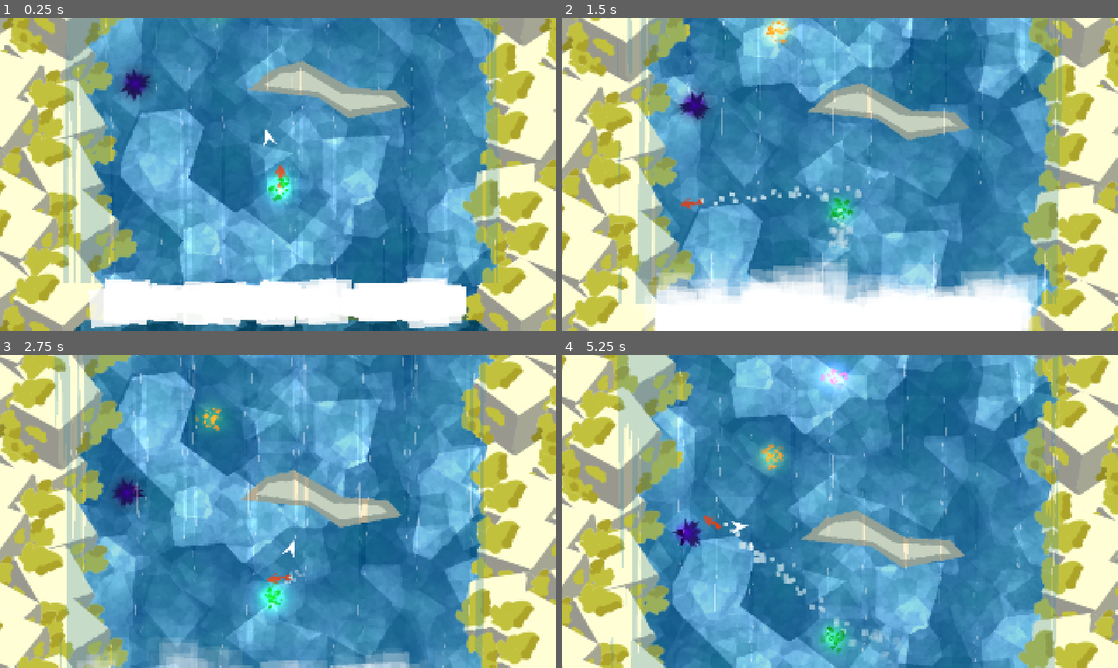
Above: before the commit, frames 1-4 (two rows, left to right).
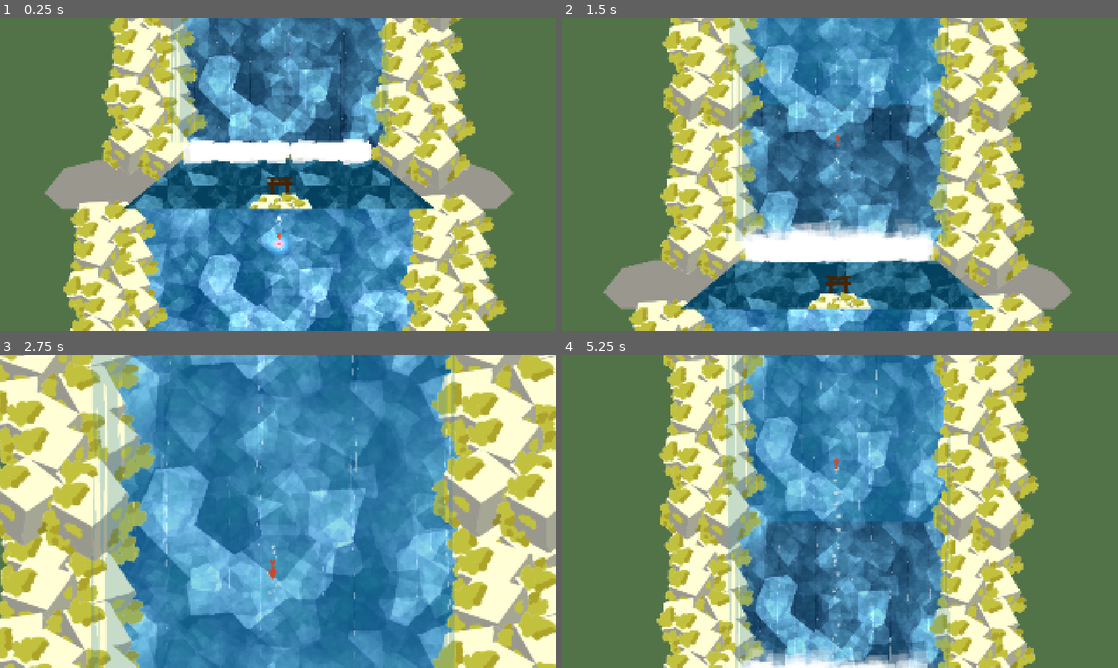
Above: after the commit, the same moments.

Repository: ojaskavathe/cascade
Game: Godot game, scene res://game.tscn
Same seed, same stepped clock (60 frames per second), same inputs: the game is played once before the commit and once after it. The engine's default icon, where the game draws it, is replaced by a stand-in: a white triangle on a blue panel in a dark square.
Inputs (mouse positions are in pixels of both pictures, inside the frame that each line leads up to):
- Up to frame 1 (0.25 s): no input
- Up to frame 2 (1.5 s): move the mouse to (962, 158) at 0.52 s; hold Space (jump) 0.53-1.28 s; hold D (right) from 0.53 s (still down); move the mouse to (728, 190) at 1.27 s; tap Space (jump) at 1.35 s
- Up to frame 3 (2.75 s): tap Space (jump) at 1.52, 1.82 s; move the mouse to (333, 442) at 2.02 s; release D (right) at 2.03 s; hold A (left) from 2.03 s (still down); hold Space (jump) from 2.03 s (still down)
- Up to frame 4 (5.25 s): move the mouse to (812, 574) at 2.77 s; release A (left) at 2.78 s; release Space (jump) at 2.78 s; hold D (right) 2.78-4.28 s; tap Space (jump) at 2.85, 3.02, 3.32, 4.35, 4.52, 4.82 s; move the mouse to (1006, 558) at 3.52 s; hold Space (jump) 3.53-4.28 s; move the mouse to (673, 464) at 4.27 s; hold A (left) 4.28-5.03 s; move the mouse to (867, 511) at 5.02 s; hold D (right) from 5.03 s (still down); hold Space (jump) from 5.03 s (still down)

The runs differ from the first frame. In frame 1, 92% of the frame differs, in the area x 0-100%, y 0-100%; in frame 2, 94%; in frame 3, 69%; in frame 4, 91%.

Commit message:
title screen wip

Diff:
--- a/game.gd
+++ b/game.gd
@@ -2,8 +2,9 @@
 
 var confetti_preload = preload("res://entity/object/confetti_emitter.tscn")
 
-@onready var first_level: Node2D = $LevelGroups/LG_0/levels/Debug0
+@onready var first_level: Node2D = $LevelGroups/LG_0/levels/lvl_0_0
 @onready var player: CharacterBody2D = $Player
+@onready var camera: Camera2D = $Camera
 
 @onready var checkpoint_loc: Vector2
 @onready var currentScene: Node2D
@@ -15,6 +16,9 @@
 
 	checkpoint_loc = first_level.get_node("SpawnJumpPoint").global_position
 	currentScene = first_level
+
+	camera.zoom = 0.5 * Vector2.ONE
+	first_level.get_node("BottomKillzone").get_node("KillZone").monitoring = true
 
 	player.position = checkpoint_loc
 	player.jump_point_position = checkpoint_loc
--- a/game.tscn
+++ b/game.tscn
@@ -25,10 +25,11 @@
 script = ExtResource("1_07ca5")
 
 [node name="Player" parent="." instance=ExtResource("1_oliij")]
-position = Vector2(620, 590)
+position = Vector2(620, 1366)
 
 [node name="Camera" parent="." instance=ExtResource("2_2ojf5")]
-position = Vector2(620, 590)
+position = Vector2(620, 1366)
+limit_bottom = 1500
 targetOffset = Vector2(0, 200)
 
 [node name="LevelGroups" type="Node2D" parent="."]
--- a/level/lvl_0_0.tscn
+++ b/level/lvl_0_0.tscn
@@ -1,10 +1,6 @@
-[gd_scene load_steps=7 format=3 uid="uid://clyk282cyamie"]
+[gd_scene load_steps=3 format=3 uid="uid://clyk282cyamie"]
 
 [ext_resource type="PackedScene" uid="uid://cnb5n82ek6hwi" path="res://entity/object/bottom_kill_zone.tscn" id="1_rrcib"]
-[ext_resource type="PackedScene" path="res://entity/object/kill_zone.tscn" id="2_v24ii"]
-[ext_resource type="PackedScene" uid="uid://cfmeftaqkjqs" path="res://entity/object/enemy.tscn" id="3_p756n"]
-[ext_resource type="PackedScene" uid="uid://hwtg6vij1omp" path="res://entity/object/spawn_jump_point.tscn" id="4_r14tu"]
-[ext_resource type="PackedScene" uid="uid://cevwhf6jv1r06" path="res://entity/object/jump_point.tscn" id="5_lugmn"]
 [ext_resource type="PackedScene" uid="uid://ek465fxqkhqe" path="res://entity/object/end_jump_point.tscn" id="6_2axsy"]
 
 [node name="Debug0" type="Node2D"]
@@ -12,32 +8,5 @@
 [node name="BottomKillzone" parent="." instance=ExtResource("1_rrcib")]
 position = Vector2(0, 714)
 
-[node name="Polygon2D" type="Polygon2D" parent="."]
-position = Vector2(135, 32)
-color = Color(0.72, 0.67716, 0.5688, 1)
-polygon = PackedVector2Array(556, 192, 488, 211, 431, 264, 591, 281, 661, 333, 804.933, 304.438, 770, 265, 668, 259)
-metadata/_edit_group_ = true
-
-[node name="Polygon2D2" type="Polygon2D" parent="Polygon2D"]
-scale = Vector2(0.999724, 1.01353)
-color = Color(1, 0.9405, 0.79, 1)
-polygon = PackedVector2Array(558.154, 213.116, 501.138, 221.009, 467.129, 249.622, 592.164, 265.409, 662.183, 309.808, 773.214, 293.035, 753.208, 275.275, 644.178, 268.369)
-
-[node name="KillZone" parent="Polygon2D" instance=ExtResource("2_v24ii")]
-position = Vector2(571, 236)
-
-[node name="CollisionPolygon2D" type="CollisionPolygon2D" parent="Polygon2D/KillZone"]
-polygon = PackedVector2Array(-17, -46, -91, -24, -133, 26, 25, 44, 88, 93, 230, 66, 198, 25, 95, 18)
-metadata/_edit_lock_ = true
-
-[node name="Enemy" parent="." instance=ExtResource("3_p756n")]
-position = Vector2(306, 280)
-
-[node name="SpawnJumpPoint" parent="." groups=["spawn_point"] instance=ExtResource("4_r14tu")]
-position = Vector2(640, 536)
-
-[node name="JumpPoint" parent="." instance=ExtResource("5_lugmn")]
-position = Vector2(498, 96)
-
-[node name="EndJumpPoint" parent="." groups=["end_point"] instance=ExtResource("6_2axsy")]
-position = Vector2(640, -100)
+[node name="SpawnJumpPoint" parent="." groups=["end_point", "spawn_point"] instance=ExtResource("6_2axsy")]
+position = Vector2(640, 300)
--- a/level_group/lg_0.tscn
+++ b/level_group/lg_0.tscn
@@ -32,8 +32,8 @@
 [node name="levels" type="Node2D" parent="."]
 position = Vector2(-641, -763)
 
-[node name="Debug0" parent="levels" instance=ExtResource("1_3gg2f")]
-position = Vector2(0, -100)
+[node name="lvl_0_0" parent="levels" instance=ExtResource("1_3gg2f")]
+position = Vector2(0, 877.286)
 
 [node name="waterfall" parent="." instance=ExtResource("4_mr0ug")]
 z_index = 2
@@ -48,6 +48,10 @@
 [node name="WaterfallBackground2" parent="." instance=ExtResource("5_e8jay")]
 z_index = -2
 position = Vector2(-641, -1483)
+
+[node name="WaterfallBackground5" parent="." instance=ExtResource("5_e8jay")]
+z_index = -2
+position = Vector2(-640, 220)
 
 [node name="WaterfallBackground3" parent="." instance=ExtResource("5_e8jay")]
 z_index = -2
@@ -66,7 +70,15 @@
 
 [node name="Rocks" parent="LeftRocks" instance=ExtResource("8_f52tn")]
 
+[node name="Rocks3" parent="LeftRocks" instance=ExtResource("8_f52tn")]
+position = Vector2(-179.286, 949.428)
+
 [node name="Rocks5" parent="LeftRocks" instance=ExtResource("8_f52tn")]
+position = Vector2(25, -1479)
+
+[node name="Rocks2" parent="LeftRocks" instance=ExtResource("8_f52tn")]
+
+[node name="Rocks8" parent="LeftRocks" instance=ExtResource("8_f52tn")]
 position = Vector2(25, -1479)
 
 [node name="Rocks6" parent="LeftRocks" instance=ExtResource("8_f52tn")]
@@ -81,6 +93,9 @@
 [node name="Rocks2" parent="RightRocks" instance=ExtResource("8_f52tn")]
 position = Vector2(1236, 12)
 
+[node name="Rocks6" parent="RightRocks" instance=ExtResource("8_f52tn")]
+position = Vector2(1376.43, 896.571)
+
 [node name="Rocks3" parent="RightRocks" instance=ExtResource("8_f52tn")]
 position = Vector2(1252, -1460)
 
@@ -88,6 +103,50 @@
 position = Vector2(1248, -764)
 
 [node name="Rocks5" parent="RightRocks" instance=ExtResource("8_f52tn")]
+position = Vector2(1248, -2203.43)
+
+[node name="levels2" type="Node2D" parent="."]
+position = Vector2(-641, -763)
+
+[node name="lvl_0_0" parent="levels2" instance=ExtResource("1_3gg2f")]
+position = Vector2(0, 877.286)
+
+[node name="WaterfallBackground6" parent="." instance=ExtResource("5_e8jay")]
+z_index = -2
+position = Vector2(-641, -763)
+
+[node name="LeftRocks2" type="Node2D" parent="."]
+position = Vector2(-615, -698)
+
+[node name="Rocks" parent="LeftRocks2" instance=ExtResource("8_f52tn")]
+
+[node name="Rocks5" parent="LeftRocks2" instance=ExtResource("8_f52tn")]
+position = Vector2(25, -1479)
+
+[node name="Rocks2" parent="LeftRocks2" instance=ExtResource("8_f52tn")]
+
+[node name="Rocks8" parent="LeftRocks2" instance=ExtResource("8_f52tn")]
+position = Vector2(25, -1479)
+
+[node name="Rocks6" parent="LeftRocks2" instance=ExtResource("8_f52tn")]
+position = Vector2(11, -752)
+
+[node name="Rocks7" parent="LeftRocks2" instance=ExtResource("8_f52tn")]
+position = Vector2(11, -2159.14)
+
+[node name="RightRocks2" type="Node2D" parent="."]
+position = Vector2(-615, -678)
+
+[node name="Rocks2" parent="RightRocks2" instance=ExtResource("8_f52tn")]
+position = Vector2(1236, 12)
+
+[node name="Rocks3" parent="RightRocks2" instance=ExtResource("8_f52tn")]
+position = Vector2(1252, -1460)
+
+[node name="Rocks4" parent="RightRocks2" instance=ExtResource("8_f52tn")]
+position = Vector2(1248, -764)
+
+[node name="Rocks5" parent="RightRocks2" instance=ExtResource("8_f52tn")]
 position = Vector2(1248, -2203.43)
 
 [node name="waterPlane" type="Polygon2D" parent="."]
